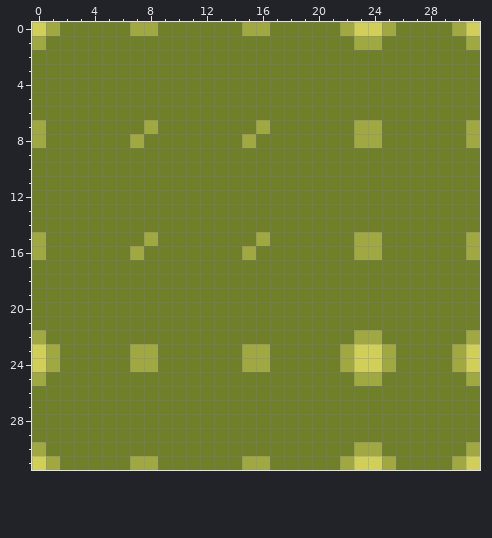
Pixel-art file -- Assets/Art/Floor/AS_Floor_Soil.aseprite. The picture above is the old version.
32x32 pixels, 1 frame.
And afterwards:
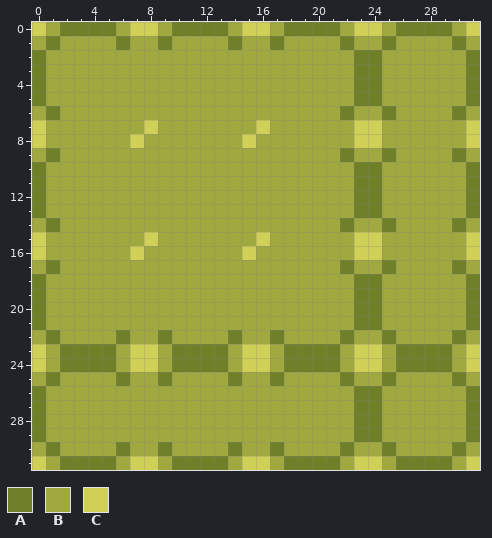
Palette (. is transparent): A #708028  B #a0a840  C #d0d058
From old to new:
Changed rows in their new state; - is an unchanged pixel.
Layer "Layer 1":
first column x 0:
 0 ------BCCB----BCCB--------------
 1 --BBBB-BB-BBBB-BB-BBBB----BBBB--
 2 -BBBBBBBBBBBBBBBBBBBBBB--BBBBBB-
 3 -BBBBBBBBBBBBBBBBBBBBBB--BBBBBB-
 4 -BBBBBBBBBBBBBBBBBBBBBB--BBBBBB-
 5 -BBBBBBBBBBBBBBBBBBBBBB--BBBBBB-
 6 B-BBBBBBBBBBBBBBBBBBBB-BB-BBBB-B
 7 CBBBBBBBCBBBBBBBCBBBBBBCCBBBBBBC
 8 CBBBBBBCBBBBBBBCBBBBBBBCCBBBBBBC
 9 B-BBBBBBBBBBBBBBBBBBBB-BB-BBBB-B
10 -BBBBBBBBBBBBBBBBBBBBBB--BBBBBB-
11 -BBBBBBBBBBBBBBBBBBBBBB--BBBBBB-
12 -BBBBBBBBBBBBBBBBBBBBBB--BBBBBB-
13 -BBBBBBBBBBBBBBBBBBBBBB--BBBBBB-
14 B-BBBBBBBBBBBBBBBBBBBB-BB-BBBB-B
15 CBBBBBBBCBBBBBBBCBBBBBBCCBBBBBBC
16 CBBBBBBCBBBBBBBCBBBBBBBCCBBBBBBC
17 B-BBBBBBBBBBBBBBBBBBBB-BB-BBBB-B
18 -BBBBBBBBBBBBBBBBBBBBBB--BBBBBB-
19 -BBBBBBBBBBBBBBBBBBBBBB--BBBBBB-
20 -BBBBBBBBBBBBBBBBBBBBBB--BBBBBB-
21 -BBBBBBBBBBBBBBBBBBBBBB--BBBBBB-
22 --BBBB-BB-BBBB-BB-BBBB----BBBB--
23 ------BCCB----BCCB--------------
24 ------BCCB----BCCB--------------
25 --BBBB-BB-BBBB-BB-BBBB----BBBB--
26 -BBBBBBBBBBBBBBBBBBBBBB--BBBBBB-
27 -BBBBBBBBBBBBBBBBBBBBBB--BBBBBB-
28 -BBBBBBBBBBBBBBBBBBBBBB--BBBBBB-
29 -BBBBBBBBBBBBBBBBBBBBBB--BBBBBB-
30 --BBBB-BB-BBBB-BB-BBBB----BBBB--
31 ------BCCB----BCCB--------------
Changed places in both pictures, as pixel boxes (x1, y1, x2, y2):
changed: (32, 22, 480, 470)
